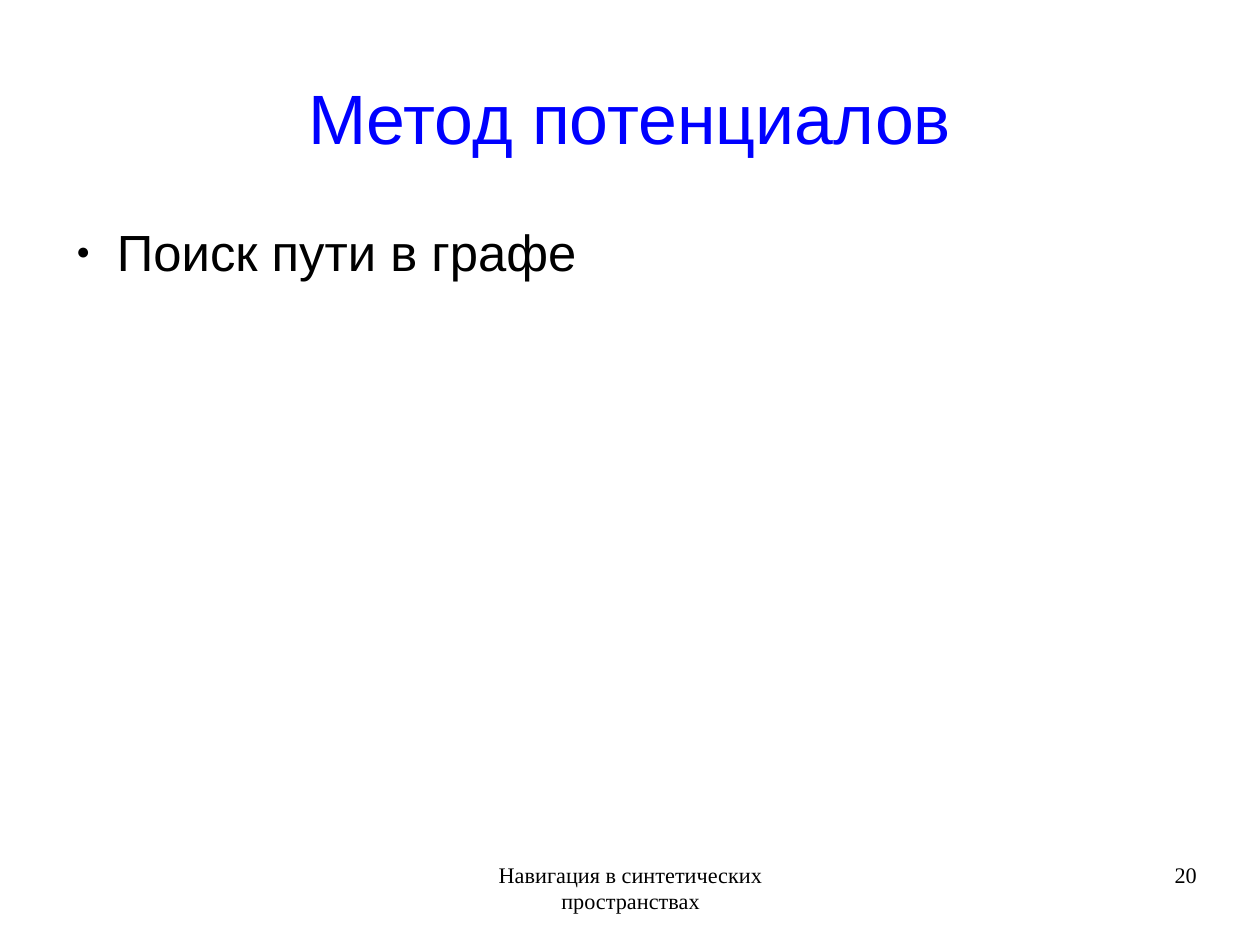
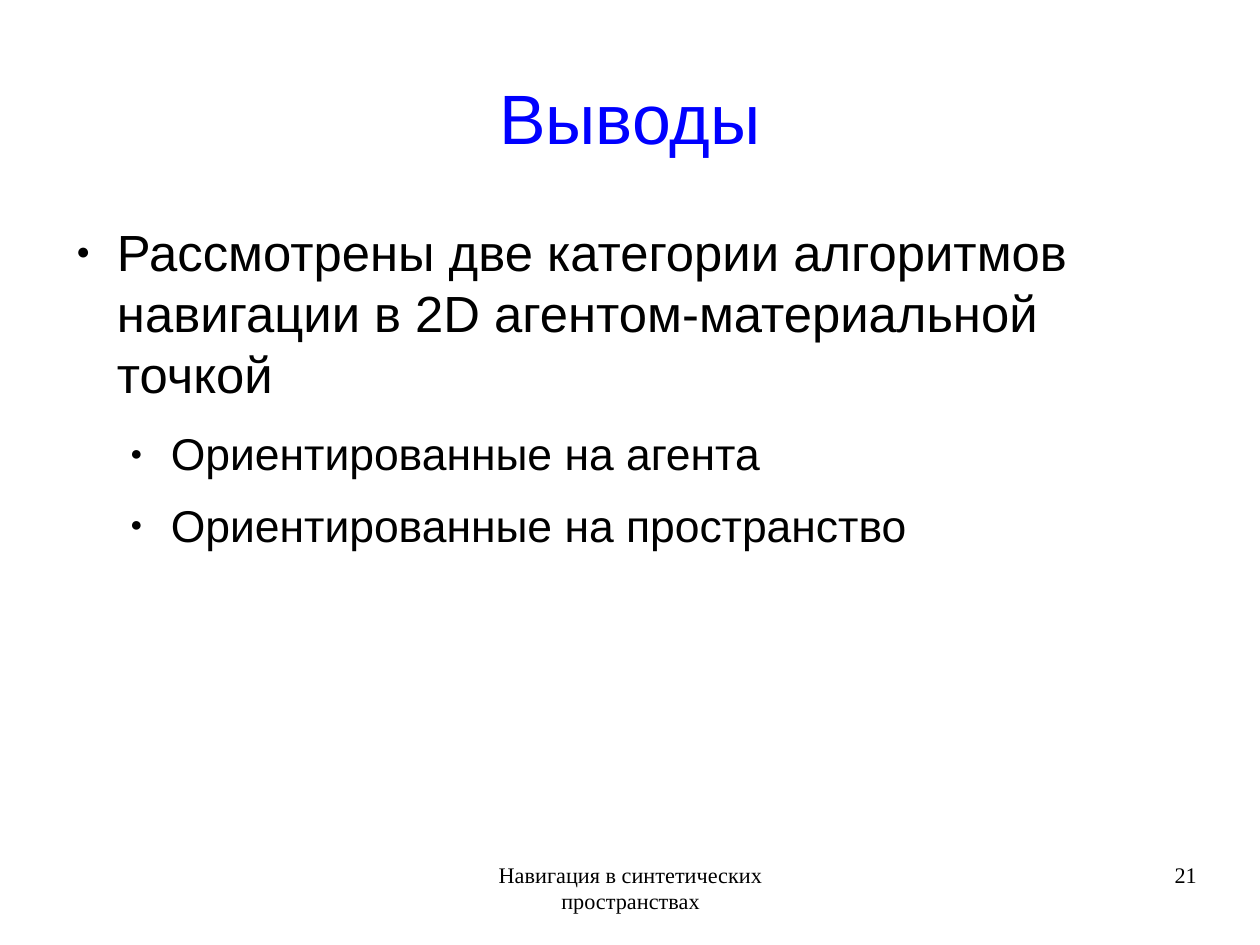
Before and after one commit to rutsky/semester09, a slide deck: slide 21 of Artificial_intelligence/Navigation_in_synthetic_space/50572_Rutsky_Navigation_in_synthetic_space.odp (slide 20 before the commit). Drawn at 1260x945 pixels with LibreOffice and Linux fonts; fonts in the diff are those of the drawing. Boxes give left, top, right and bottom in pixels: in the first picture for what was removed or moved away, otherwise in the second. Text is boxed around its words. In the diff, an @@ line names an element or a change of style, - is before the commit and + after.

```diff
--- a/Artificial_intelligence/Navigation_in_synthetic_space/50572_Rutsky_Navigation_in_synthetic_space.odp
+++ b/Artificial_intelligence/Navigation_in_synthetic_space/50572_Rutsky_Navigation_in_synthetic_space.odp
@@ title at <box>499,96,760,157</box>: text changed @@
-Метод потенциалов
+Выводы
@@ text at <box>117,236,1067,551</box>: text changed @@
-● Поиск пути в графе
+● Рассмотрены две категории алгоритмов навигации в 2D агентом-материальной точкой
+  ● Ориентированные на агента
+  ● Ориентированные на пространство
@@ page number at <box>1175,868,1197,883</box>: text changed @@
-20
+21
```
Also in this commit, not shown: 1 slide added.
